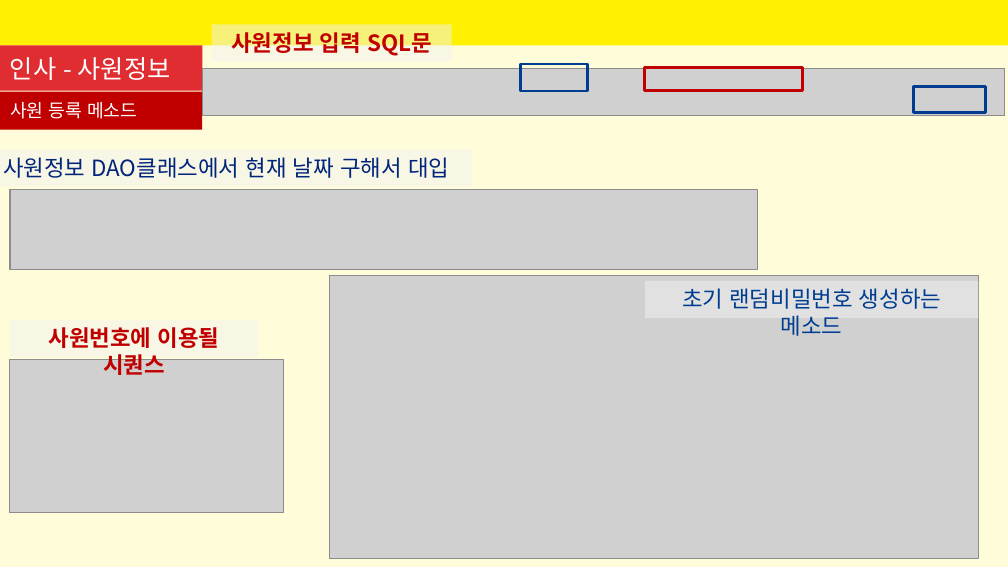
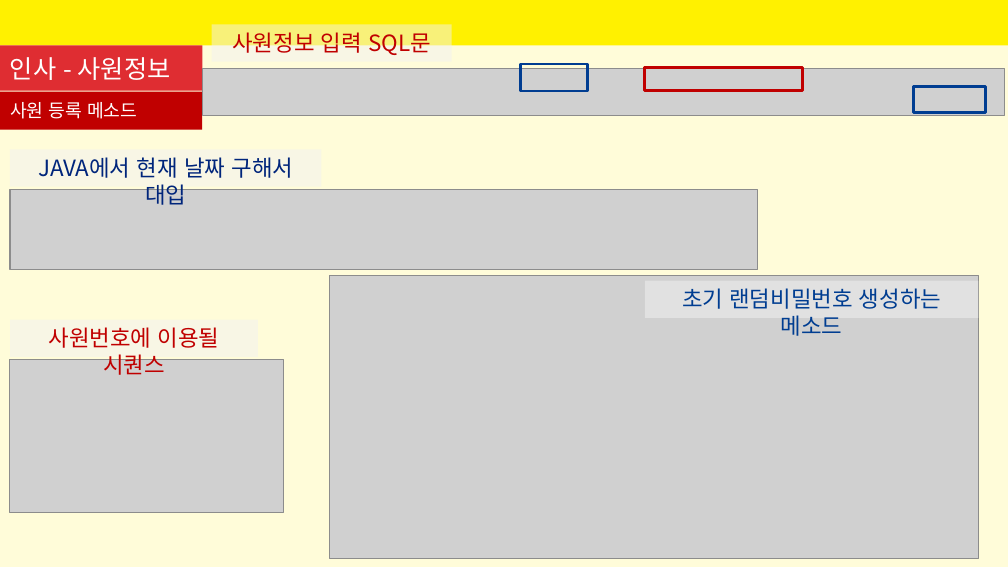
Before and after one commit to SeyoungKim30/HRmanagingApp, a slide deck: slide 20 of 인사프로그램-김세영.pptx. Drawn at 1008x567 pixels with LibreOffice and Linux fonts; fonts in the diff are those of the drawing; grey boxes stand for pictures. Boxes give left, top, right and bottom in pixels: in the first picture for what was removed or moved away, otherwise in the second. Text is boxed around its words. In the diff, an @@ line names an element or a change of style, - is before the commit and + after.

```diff
--- a/인사프로그램-김세영.pptx
+++ b/인사프로그램-김세영.pptx
@@ rectangle "사원정보 입력 SQL문" at (212, 24, 452, 61): bold off @@
@@ rectangle "JAVA에서 현재 날짜 구해서 대입": place and size @@
-rectangle "JAVA에서 현재 날짜 구해서 대입" at (0, 149, 472, 186)
+rectangle "JAVA에서 현재 날짜 구해서 대입" at (10, 149, 322, 186)
@@ text in rectangle at (38, 157, 293, 205): text changed @@
-사원정보 DAO클래스에서 현재 날짜 구해서 대입
+JAVA에서 현재 날짜 구해서 대입
@@ rectangle "사원번호에 이용될 시퀀스" at (10, 320, 258, 357): bold off @@
```
Also in this commit, not shown: 2 other slides changed, 8 slides added, 1 slide removed, 6 other files.
